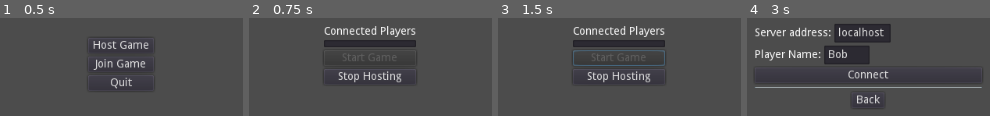
Above: before the commit, frames 1-4 (left to right).
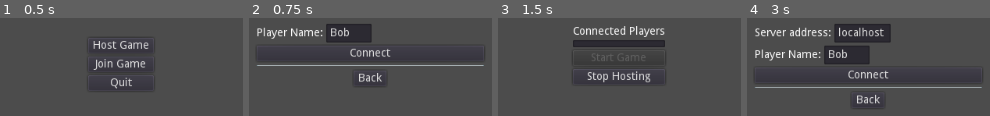
Above: after the commit, the same moments.

Repository: ssalanski/OhHell
Game: Godot game, scene res://MainMenu.tscn
The game is run twice, just before and just after one commit, with the same random seed, the same clock (stepped at 60 frames per second) and the same inputs.
Inputs (mouse positions are in pixels of both pictures, inside the frame that each line leads up to):
- Up to frame 1 (0.5 s): no input
- Up to frame 2 (0.75 s): click "Host Game" at 0.5 s
- Up to frame 3 (1.5 s): click (619, 53) at 1.25 s, where only the run after the commit has a clickable "Connect"
- Up to frame 4 (3 s): click "Stop Hosting" at 2 s; click "Join Game" at 2.75 s

Frame 1 is identical in both runs. In frame 2, 9.8% of the frame differs, in the area x 3-97%, y 6-66%; in frame 3, 0.9%; in frame 4, nothing differs.

Commit message:
have the host specify their player name as well, and use player names instead of network ids to populate list
slightly reworked player registration.. may still need tweaks

Diff:
--- a/Lobby.gd
+++ b/Lobby.gd
@@ -12,8 +12,9 @@
 
 # server code
 
-func host_game():
-	players[1] = {"name":"me"}
+func host_game(player_name):
+	my_name = player_name
+	players[1] = my_name
 	var peer = NetworkedMultiplayerENet.new()
 	peer.create_server(GAME_PORT, 7)
 	get_tree().network_peer = peer
@@ -35,12 +36,8 @@
 
 func _on_player_connected(id):
 	print("NETWORK EVENT: player connected: " + str(id))
-	# register the host player with the client
-	register_player(id)
-	if i_am_host:
-		for player_id in players:
-			if player_id != 1:
-				rpc_id(player_id, "register_player", id)
+	# send our own info to them to register in their game
+	rpc_id(id, "register_player", my_name)
 
 func _on_player_disconnected(id):
 	print("NETWORK EVENT: player disconnected: " + str(id))
@@ -57,6 +54,7 @@
 	var peer = NetworkedMultiplayerENet.new()
 	peer.create_client(host, GAME_PORT)
 	get_tree().network_peer = peer
+	players[get_tree().get_network_unique_id()] = my_name
 
 func _on_server_connected():
 	print("connected to server")
@@ -67,11 +65,12 @@
 
 # shared code
 
-remote func register_player(id):
-	#var id = get_tree().get_rpc_sender_id()
-	players[id] = {"name":str(id)}
-	print("new player: %d" % id)
+remote func register_player(info):
+	var id = get_tree().get_rpc_sender_id()
+	print("registering player " + str(info) + " sender was " + str(id))
+	players[id] = info
 	emit_signal("connected_players_update", players)
+
 
 remote func unregister_player(id):
 	#var id = get_tree().get_rpc_sender_id()
--- a/MainMenu.gd
+++ b/MainMenu.gd
@@ -15,7 +15,7 @@
 func _on_players_update(players):
 	$GameLobby/PlayerList.clear()
 	for player_id in players:
-		$GameLobby/PlayerList.add_item(players[player_id]["name"])
+		$GameLobby/PlayerList.add_item(players[player_id])
 	$GameLobby/StartGameButton.disabled = players.size() < 2
 
 func _on_host_disconnect():
@@ -28,7 +28,12 @@
 	$MainMenu.hide()
 	$JoinServerMenu.show()
 
+func _on_HostMenuButton_pressed():
+	$MainMenu.hide()
+	$HostServerMenu.show()
+
 func _on_BackButton_pressed():
+	$HostServerMenu.hide()
 	$JoinServerMenu.hide()
 	$MainMenu.show()
 
@@ -40,8 +45,8 @@
 	$GameLobby/DisconnectButton.text = "Disconnect"
 
 func _on_HostButton_pressed():
-	Lobby.host_game()
-	$MainMenu.hide()
+	Lobby.host_game($HostServerMenu/PlayerName/Input.text)
+	$HostServerMenu.hide()
 	$GameLobby.show()
 	$GameLobby/StartGameButton.disabled = true
 	$GameLobby/StartGameButton.show()
--- a/MainMenu.tscn
+++ b/MainMenu.tscn
@@ -24,7 +24,7 @@
 "_edit_use_anchors_": false
 }
 
-[node name="HostButton" type="Button" parent="MainMenu"]
+[node name="HostMenuButton" type="Button" parent="MainMenu"]
 margin_right = 84.0
 margin_bottom = 20.0
 text = "Host Game"
@@ -113,6 +113,61 @@
 size_flags_horizontal = 4
 text = "Back"
 
+[node name="HostServerMenu" type="VBoxContainer" parent="."]
+visible = false
+anchor_left = 0.5
+anchor_top = 0.5
+anchor_right = 0.5
+anchor_bottom = 0.5
+margin_left = -145.5
+margin_top = -40.0
+margin_right = 145.5
+margin_bottom = 40.0
+__meta__ = {
+"_edit_use_anchors_": false
+}
+
+[node name="PlayerName" type="HBoxContainer" parent="HostServerMenu"]
+margin_top = 28.0
+margin_right = 291.0
+margin_bottom = 52.0
+
+[node name="Label" type="Label" parent="HostServerMenu/PlayerName"]
+margin_top = 5.0
+margin_right = 85.0
+margin_bottom = 19.0
+text = "Player Name:"
+
+[node name="Input" type="LineEdit" parent="HostServerMenu/PlayerName"]
+margin_left = 89.0
+margin_right = 147.0
+margin_bottom = 24.0
+text = "Bob"
+expand_to_text_length = true
+
+[node name="HostButton" type="Button" parent="HostServerMenu"]
+margin_top = 56.0
+margin_right = 291.0
+margin_bottom = 76.0
+size_flags_horizontal = 5
+text = "Connect"
+
+[node name="HSeparator" type="HSeparator" parent="HostServerMenu"]
+margin_top = 80.0
+margin_right = 291.0
+margin_bottom = 84.0
+__meta__ = {
+"_editor_description_": ""
+}
+
+[node name="BackButton" type="Button" parent="HostServerMenu"]
+margin_left = 124.0
+margin_top = 88.0
+margin_right = 166.0
+margin_bottom = 108.0
+size_flags_horizontal = 4
+text = "Back"
+
 [node name="GameLobby" type="VBoxContainer" parent="."]
 visible = false
 anchor_left = 0.5
@@ -153,10 +208,12 @@
 margin_bottom = 75.0
 text = "Disconnect"
 
-[connection signal="pressed" from="MainMenu/HostButton" to="." method="_on_HostButton_pressed"]
+[connection signal="pressed" from="MainMenu/HostMenuButton" to="." method="_on_HostMenuButton_pressed"]
 [connection signal="pressed" from="MainMenu/JoinMenuButton" to="." method="_on_JoinMenuButton_pressed"]
 [connection signal="pressed" from="MainMenu/QuitButton" to="." method="_on_QuitButton_pressed"]
 [connection signal="pressed" from="JoinServerMenu/JoinButton" to="." method="_on_JoinButton_pressed"]
 [connection signal="pressed" from="JoinServerMenu/BackButton" to="." method="_on_BackButton_pressed"]
+[connection signal="pressed" from="HostServerMenu/HostButton" to="." method="_on_HostButton_pressed"]
+[connection signal="pressed" from="HostServerMenu/BackButton" to="." method="_on_BackButton_pressed"]
 [connection signal="pressed" from="GameLobby/StartGameButton" to="." method="_on_StartGameButton_pressed"]
 [connection signal="pressed" from="GameLobby/DisconnectButton" to="." method="_on_StopHostingButton_pressed"]
